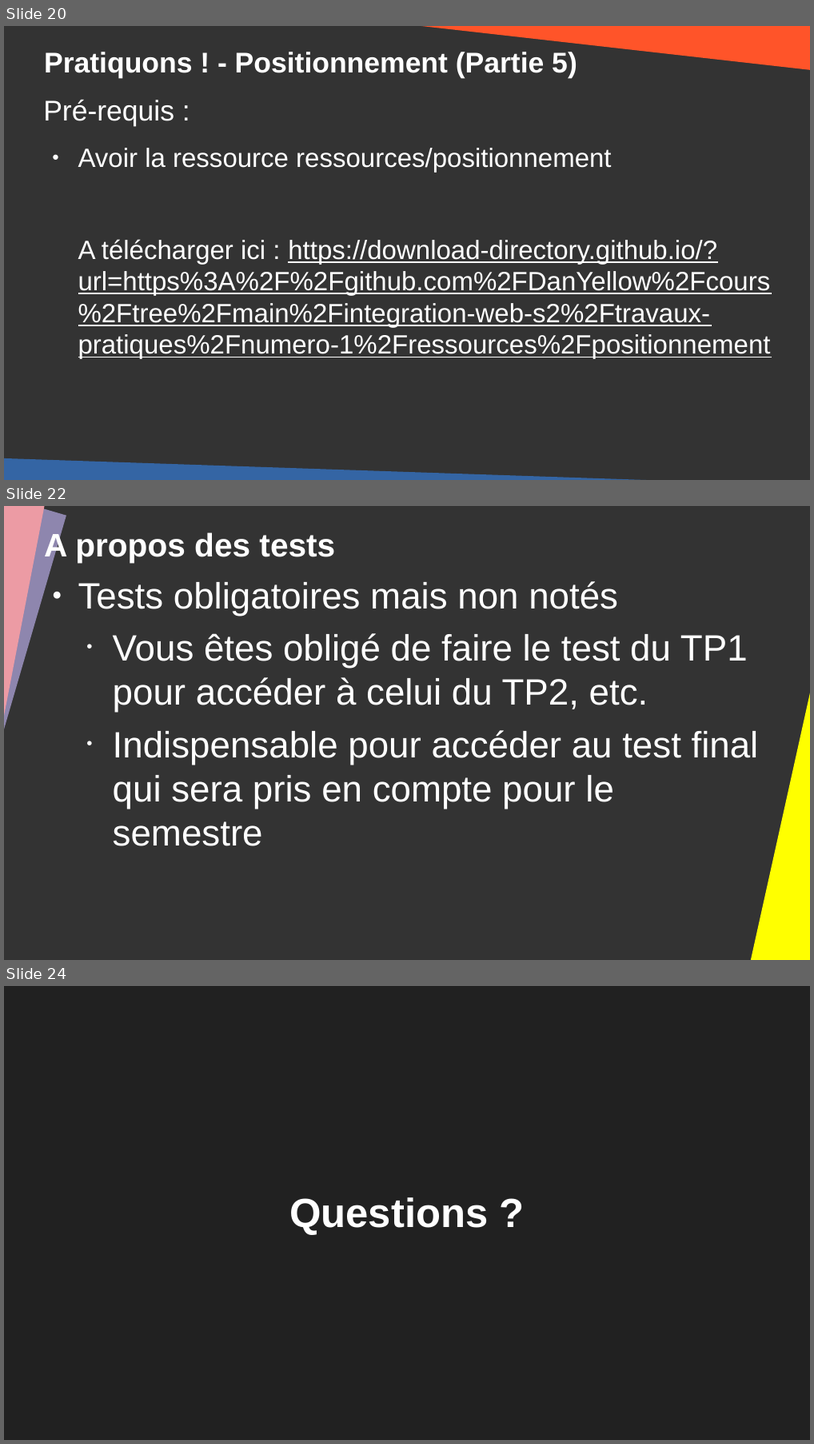
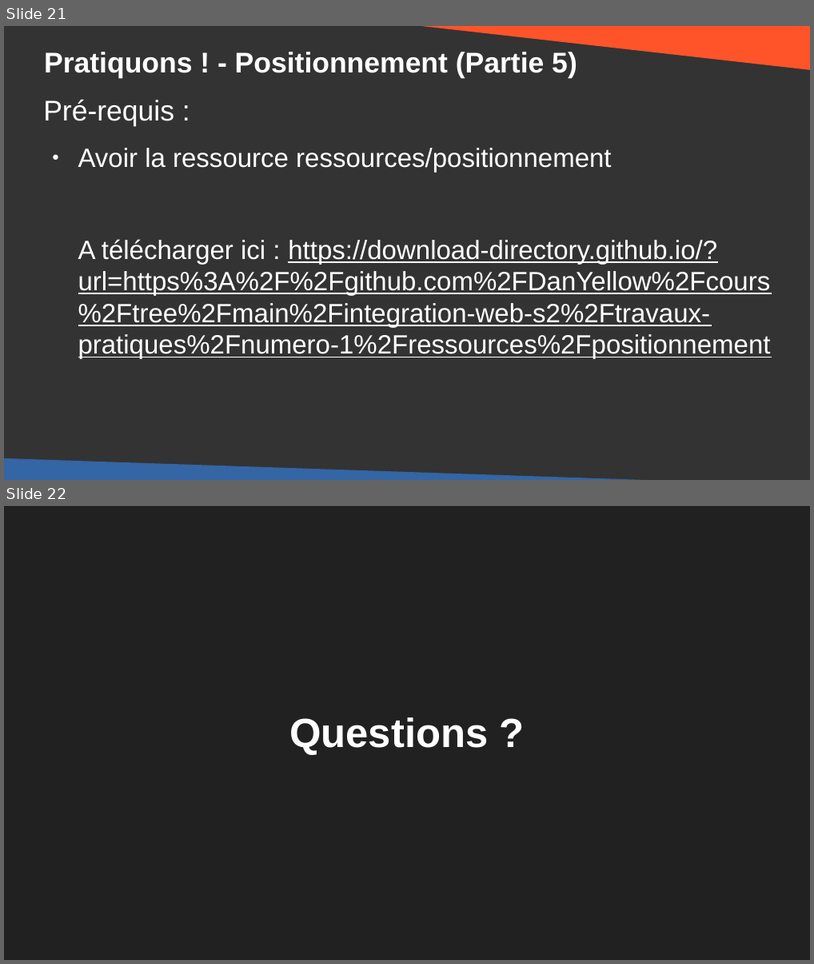
Before and after one commit to DanYellow/cours, a slide deck: integration-web-s2/travaux-pratiques/numero-1/presentation.odp. Shown one above the other, each under a label of ours: slides 20, 22 and 24 before the commit, slides 21 and 22 after it; the slides between them are not shown. The pictures are 814x1444 and 814x964 pixels, drawn with LibreOffice and Linux fonts; fonts in the diff are those of the drawing. Boxes give left, top, right and bottom in pixels: in the first picture for what was removed or moved away, otherwise in the second. Text is boxed around its words. In the diff, an @@ line names an element or a change of style, - is before the commit and + after.

```diff
--- a/integration-web-s2/travaux-pratiques/numero-1/presentation.odp
+++ b/integration-web-s2/travaux-pratiques/numero-1/presentation.odp
@@ slide 22 removed at (4,506,810,960), background #333333 @@
@@ rectangle removed at (4,506,66,894) @@
@@ rectangle removed at (4,506,46,891) @@
@@ title removed at (44,530,335,562) @@
-A propos des tests
@@ text removed at (78,581,759,846) @@
-● Tests obligatoires mais non notés
-  • Vous êtes obligé de faire le test du TP1 pour accéder à celui du TP2, etc.
-  • Indispensable pour accéder au test final qui sera pris en compte pour le semestre
@@ right triangle removed at (747,667,810,960) @@
@@ what was slide 20 is now slide 21 @@
@@ what was slide 24 is now slide 22 @@
```
Also in this commit, not shown: 3 slides changed, 1 slide added, 2 other slides removed, 4 other files.
